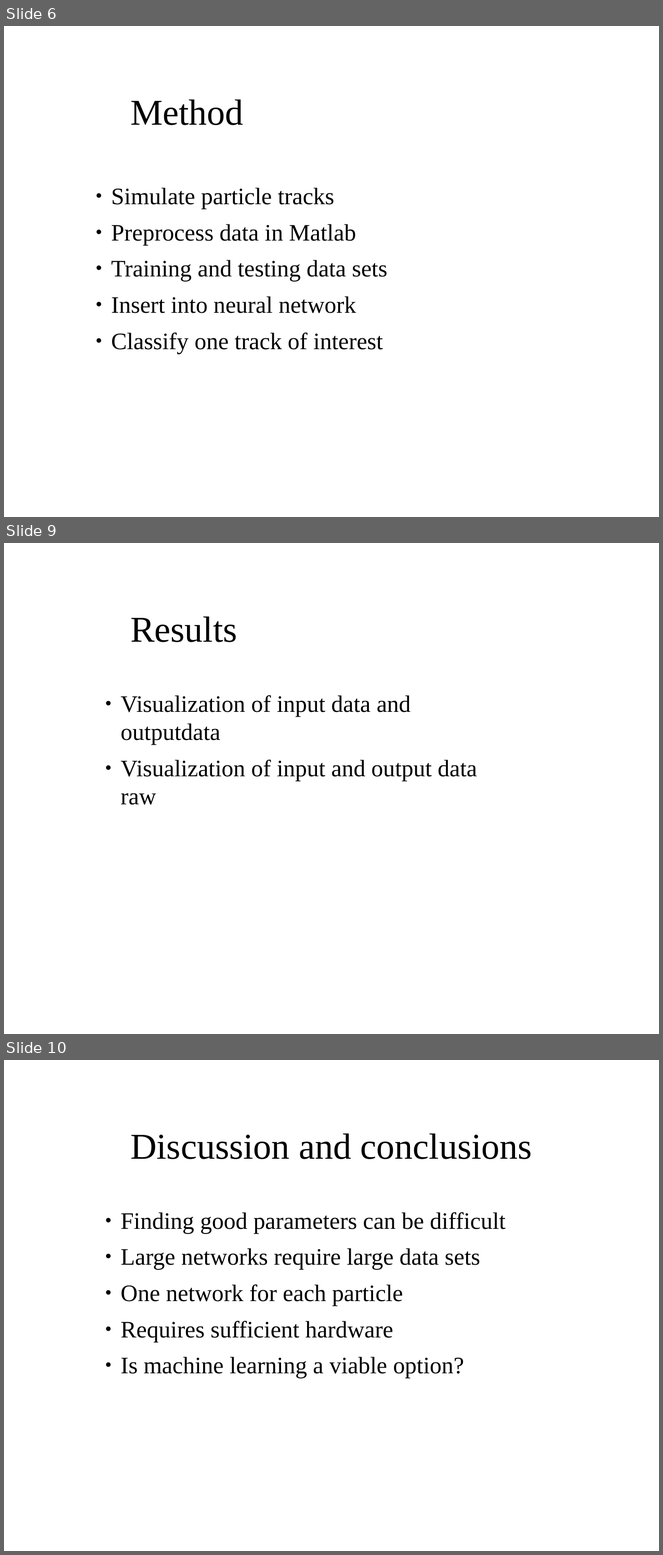
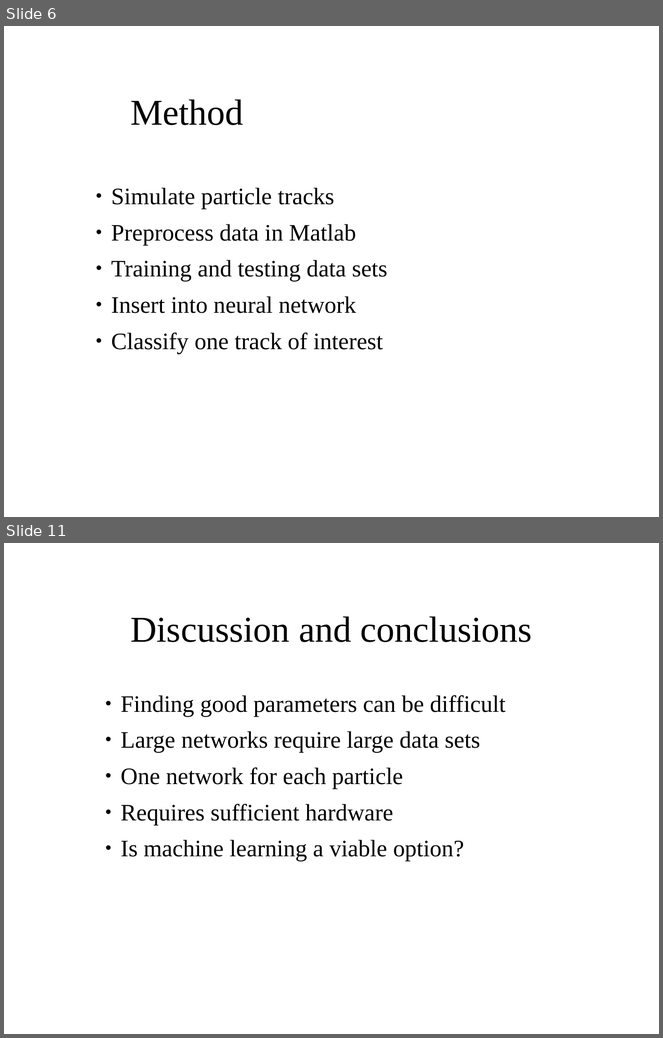
Before and after one commit to aaaaarvi/Projektarbete17, a slide deck: presentation/presentation.odp. Shown one above the other, each under a label of ours: slides 6, 9 and 10 before the commit, slides 6 and 11 after it; the slides between them are not shown. The pictures are 663x1555 and 663x1038 pixels, drawn with LibreOffice and Linux fonts; fonts in the diff are those of the drawing; background and template pictures are left out. Boxes give left, top, right and bottom in pixels: in the first picture for what was removed or moved away, otherwise in the second. Text is boxed around its words. In the diff, an @@ line names an element or a change of style, - is before the commit and + after.

```diff
--- a/presentation/presentation.odp
+++ b/presentation/presentation.odp
@@ slide 9 removed at <box>4,543,659,1034</box>, background picture (left out) @@
@@ title removed at <box>130,616,237,642</box> @@
-Results
@@ text removed at <box>120,695,477,805</box> @@
-● Visualization of input data and outputdata
-● Visualization of input and output data raw
@@ what was slide 10 is now slide 11 @@
```
Also in this commit, not shown: 5 slides changed, 3 slides added, 1 other slide removed, 17 other files.
